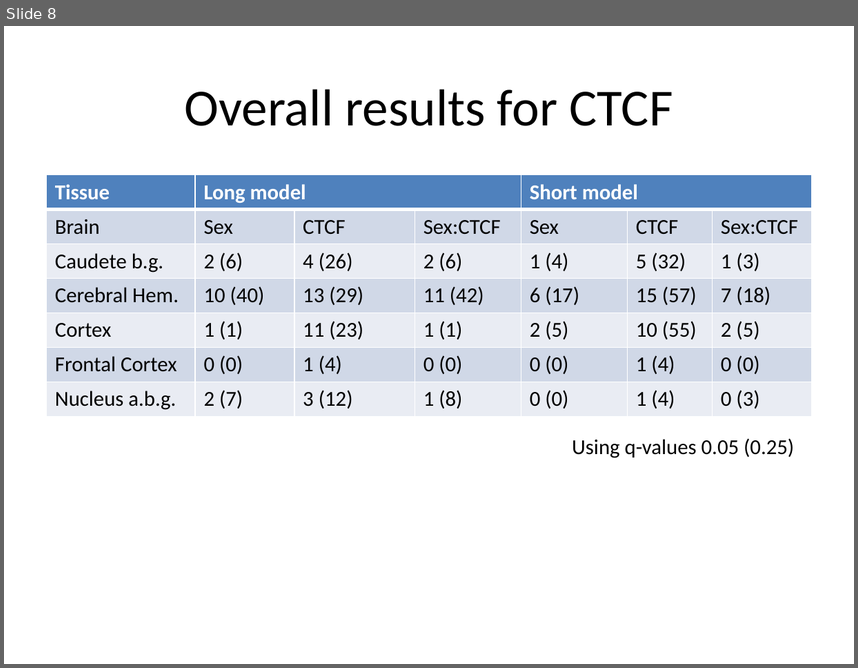
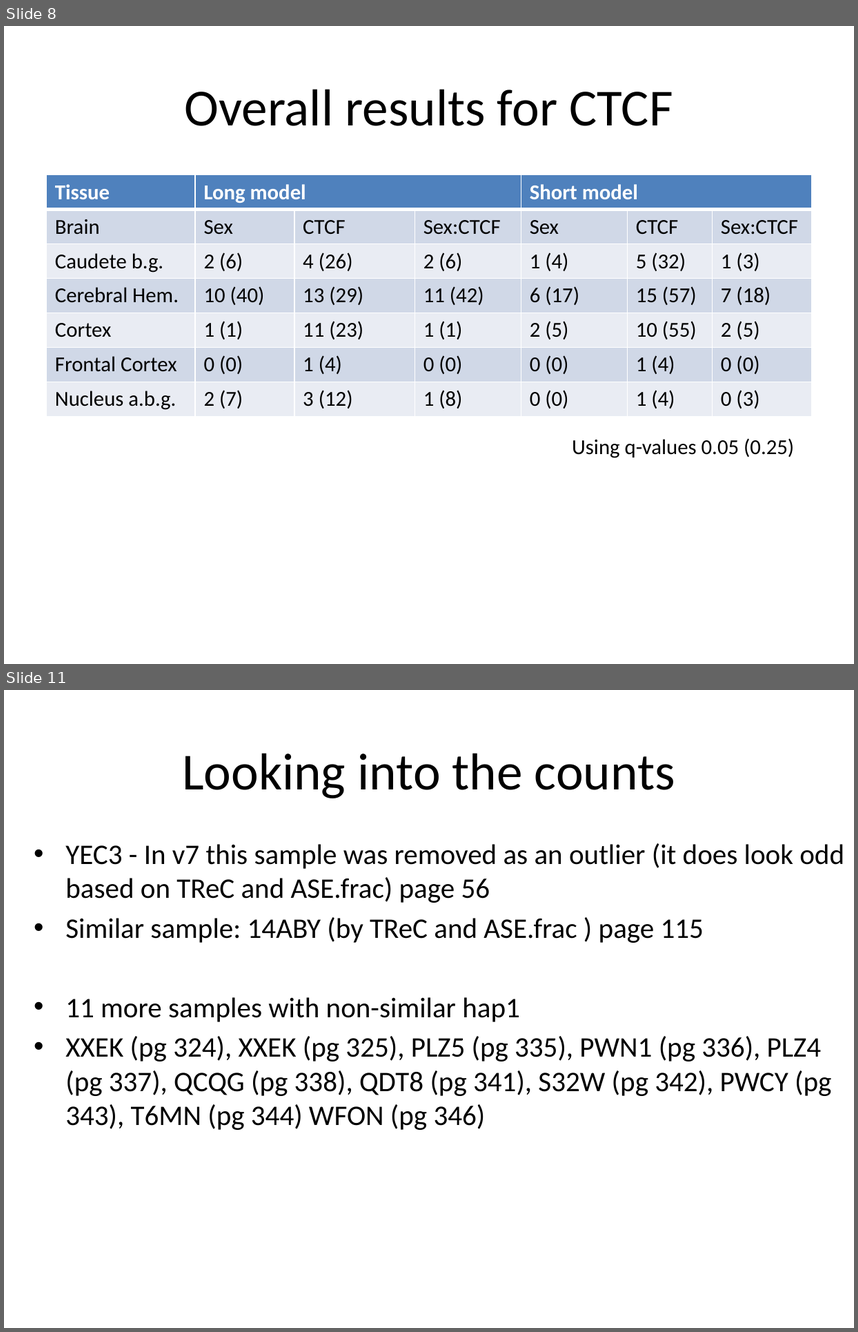
Before and after one commit to Sun-lab/asSeq, a slide deck: pipeline_GTEx/v8/results/fitting_ase_counts.pptx. Shown one above the other, each under a label of ours: slide 8 before the commit, slides 8 and 11 after it; the slides between them are not shown. The pictures are 858x668 and 858x1332 pixels, drawn with LibreOffice and Linux fonts; fonts in the diff are those of the drawing. Boxes give left, top, right and bottom in pixels: in the first picture for what was removed or moved away, otherwise in the second. Text is boxed around its words. In the diff, an @@ line names an element or a change of style, - is before the commit and + after.

```diff
--- a/pipeline_GTEx/v8/results/fitting_ase_counts.pptx
+++ b/pipeline_GTEx/v8/results/fitting_ase_counts.pptx
@@ slide 11 added at <box>4,690,854,1328</box>, background #FFFFFF @@
@@ title added at <box>182,753,675,798</box>, 44 pt, text #000000 @@
+Looking into the counts
@@ text added at <box>65,843,844,1130</box>, 24 pt, text #000000 @@
+• YEC3 - In v7 this sample was removed as an outlier (it does look odd based on TReC and ASE.frac) page 56
+• Similar sample: 14ABY (by TReC and ASE.frac ) page 115
+• 11 more samples with non-similar hap1
+• XXEK (pg 324), XXEK (pg 325), PLZ5 (pg 335), PWN1 (pg 336), PLZ4 (pg 337), QCQG (pg 338), QDT8 (pg 341), S32W (pg 342), PWCY (pg 343), T6MN (pg 344) WFON (pg 346)
```
Also in this commit, not shown: 3 other slides added, 4 other files.
